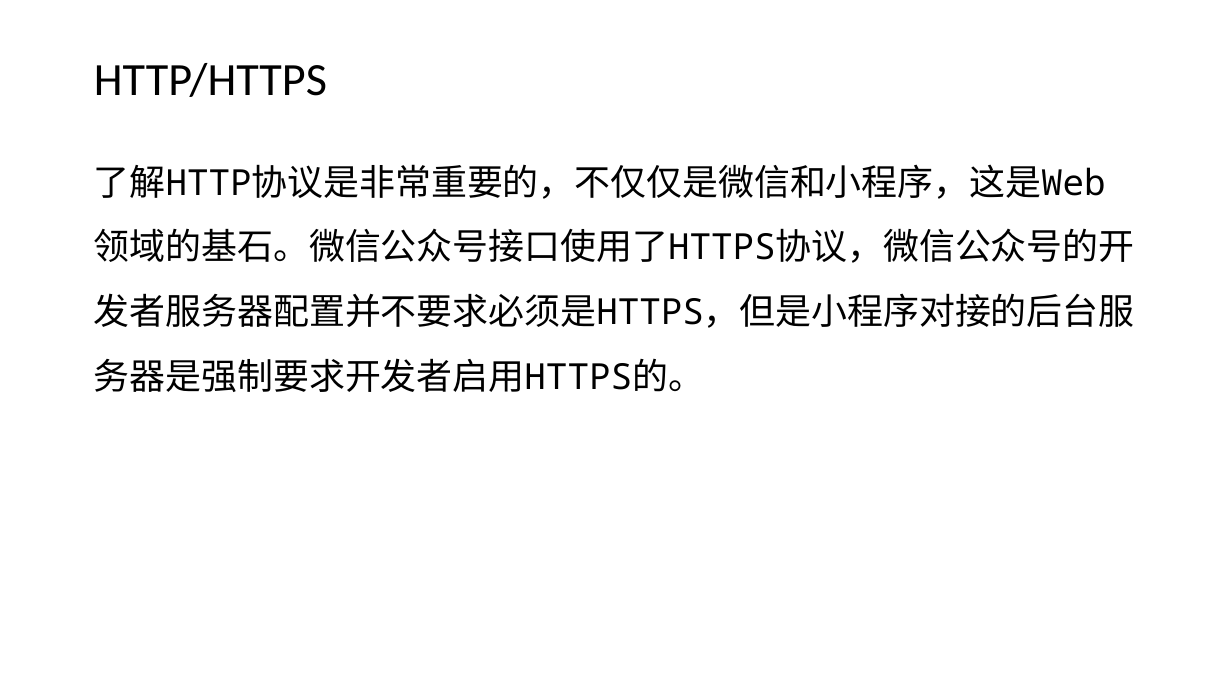
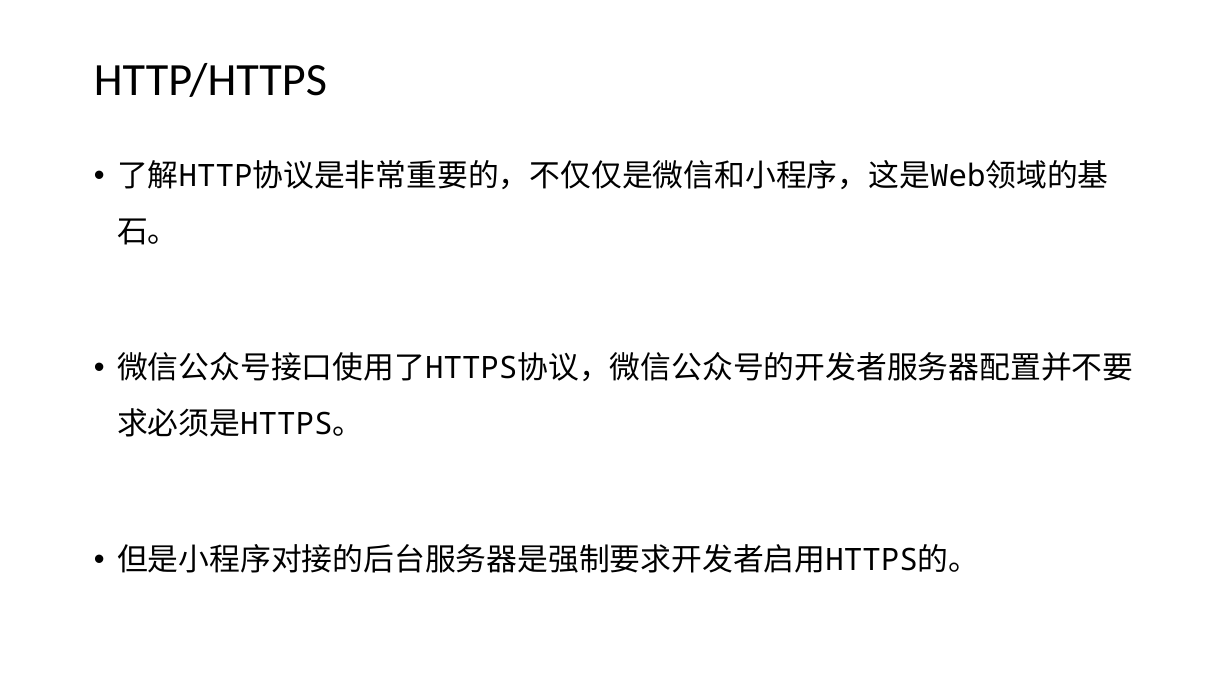
Before and after one commit to edu2act/course-wechat-and-miniprogram, a slide deck: slide 3 of ch01/技术清单.pptx. Drawn at 1232x693 pixels with LibreOffice and Linux fonts; fonts in the diff are those of the drawing. Boxes give left, top, right and bottom in pixels: in the first picture for what was removed or moved away, otherwise in the second. Text is boxed around its words. In the diff, an @@ line names an element or a change of style, - is before the commit and + after.

```diff
--- a/ch01/技术清单.pptx
+++ b/ch01/技术清单.pptx
@@ text at box(117, 160, 1133, 573): text changed; size 28 to 24 pt @@
-了解HTTP协议是非常重要的，不仅仅是微信和小程序，这是Web领域的基石。微信公众号接口使用了HTTPS协议，微信公众号的开发者服务器配置并不要求必须是HTTPS，但是小程序对接的后台服务器是强制要求开发者启用HTTPS的。
+• 了解HTTP协议是非常重要的，不仅仅是微信和小程序，这是Web领域的基石。
+• 微信公众号接口使用了HTTPS协议，微信公众号的开发者服务器配置并不要求必须是HTTPS。
+• 但是小程序对接的后台服务器是强制要求开发者启用HTTPS的。
```
Also in this commit, not shown: 7 other slides changed, 3 other files.
